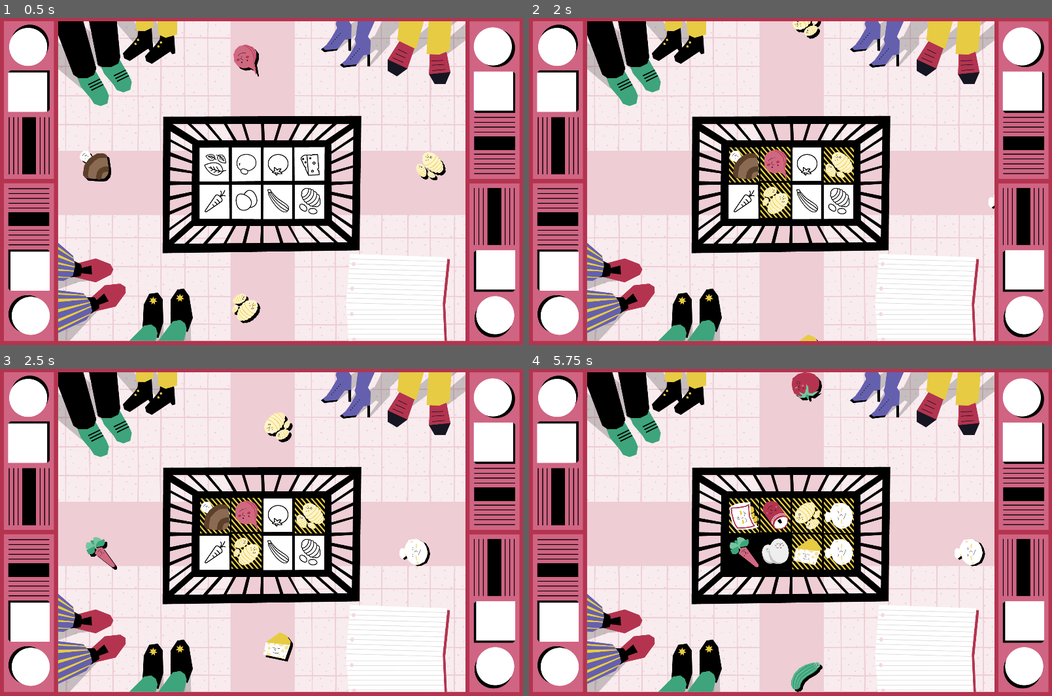
Above: before the commit, frames 1-4 (two rows, left to right).
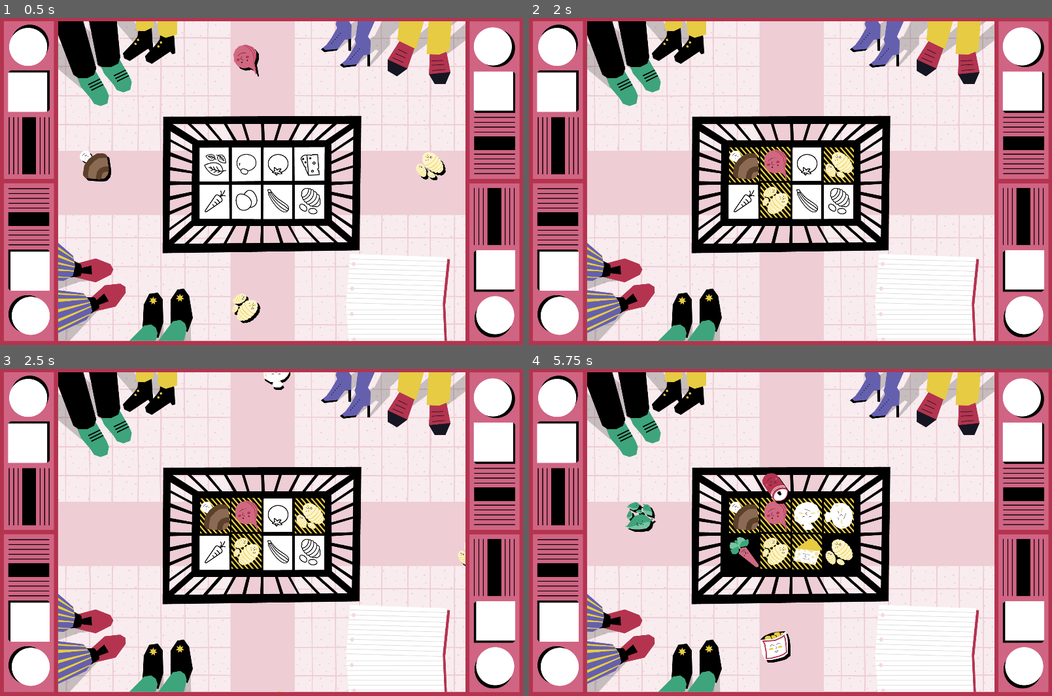
Above: after the commit, the same moments.

Repository: nuco-san/rotary_game
Game: Godot game, scene res://Scenes/Minigioco_1.tscn
The game is run twice, just before and just after one commit, with the same random seed, the same clock (stepped at 60 frames per second) and the same inputs.
Inputs (mouse positions are in pixels of both pictures, inside the frame that each line leads up to):
- Up to frame 1 (0.5 s): no input
- Up to frame 2 (2 s): click (743, 165) at 0.52 s; click (743, 165) at 1.27 s
- Up to frame 3 (2.5 s): click (214, 516) at 2.02 s
- Up to frame 4 (5.75 s): move the mouse to (659, 552) at 2.77 s; click (659, 552) at 2.92 s; move the mouse to (1015, 516) at 3.52 s; click (1015, 516) at 3.67 s; move the mouse to (607, 516) at 4.27 s; click (607, 516) at 4.42 s; move the mouse to (774, 591) at 5.02 s; click (774, 591) at 5.17 s

Frame 1 is identical in both runs. In frame 2, 0.3% of the frame differs, in the area x 38-89%, y 1-99%; in frame 3, 1.6%; in frame 4, 4.2%, in the area x 18-88%, y 1-99%.

Commit message:
implementato multitouch

Diff:
--- /dev/null
+++ b/Global.gd
@@ -0,0 +1,4 @@
+extends Node
+
+
+signal track_filled
--- a/Scenes/FoodTrack.gd
+++ b/Scenes/FoodTrack.gd
@@ -50,11 +50,11 @@
 	if acceptable_id == area.food_id:
 		$FinishingPoint/FoodBackground.texture = load("res://04_Sprite_EXPORT_ROTARY/Slot_corretto.png")
 		is_filled_correctly = true
-		print("is_filled_correctly = " + str(is_filled_correctly))
+		Global.emit_signal("track_filled", true)
 	else:
 		$FinishingPoint/FoodBackground.texture = load("res://04_Sprite_EXPORT_ROTARY/Slot_sbagliato.png")
 		is_filled_correctly = false
-		print("is_filled_correctly = " + str(is_filled_correctly))
+		Global.emit_signal("track_filled", false)
 	$FinishingPoint/ArrivedFoodSprite.texture = load("res://04_Sprite_EXPORT_ROTARY/Sprite_prodotti_senzaombra_EXPORT_ROTARY/" + area.food_id + "_sprite.png")
 	area.destroy()
 
--- a/Scenes/FoodTrack.tscn
+++ b/Scenes/FoodTrack.tscn
@@ -6,6 +6,9 @@
 
 [sub_resource type="RectangleShape2D" id=1]
 extents = Vector2( 28, 29 )
+
+[sub_resource type="RectangleShape2D" id=2]
+extents = Vector2( 60, 70 )
 
 [node name="FoodTrack" type="Node2D"]
 script = ExtResource( 1 )
@@ -28,12 +31,9 @@
 
 [node name="ArrivedFoodSprite" type="Sprite" parent="FinishingPoint"]
 
-[node name="ClearButton" type="Button" parent="FinishingPoint"]
-margin_left = -52.0
-margin_top = -61.0
-margin_right = 52.0
-margin_bottom = 61.0
-flat = true
+[node name="ClearButton" type="TouchScreenButton" parent="FinishingPoint"]
+position = Vector2( -60, -70 )
+shape = SubResource( 2 )
 
 [node name="Timer" type="Timer" parent="."]
 wait_time = 0.1
--- a/Scenes/MovingFood.gd
+++ b/Scenes/MovingFood.gd
@@ -23,7 +23,6 @@
 	queue_free()
 
 
-func _on_input_event(viewport, event, shape_idx):
-	if event is InputEventMouseButton && event.pressed:
-		emit_signal("food_clicked")
-		destroy()
+func _on_TouchScreenButton_pressed():
+	emit_signal("food_clicked")
+	destroy()
--- a/Scenes/MovingFood.tscn
+++ b/Scenes/MovingFood.tscn
@@ -1,9 +1,12 @@
-[gd_scene load_steps=3 format=2]
+[gd_scene load_steps=4 format=2]
 
 [ext_resource path="res://Scenes/MovingFood.gd" type="Script" id=1]
 
 [sub_resource type="RectangleShape2D" id=1]
 extents = Vector2( 41, 41 )
+
+[sub_resource type="RectangleShape2D" id=2]
+extents = Vector2( 55, 55 )
 
 [node name="MovingFood" type="Area2D"]
 script = ExtResource( 1 )
@@ -16,4 +19,8 @@
 [node name="CollisionShape2D" type="CollisionShape2D" parent="."]
 shape = SubResource( 1 )
 
-[connection signal="input_event" from="." to="." method="_on_input_event"]
+[node name="TouchScreenButton" type="TouchScreenButton" parent="."]
+position = Vector2( -55, -55 )
+shape = SubResource( 2 )
+
+[connection signal="pressed" from="TouchScreenButton" to="." method="_on_TouchScreenButton_pressed"]
--- a/Scenes/TrackManager.gd
+++ b/Scenes/TrackManager.gd
@@ -11,12 +11,11 @@
 var track_2_empty = false
 
 
-
-
 func _ready():
 	track_1.connect("track_empty", self, "_on_track_empty")
 	track_2.connect("track_empty", self, "_on_track_empty")
 	first_spawn()
+
 
 func first_spawn():
 	track_1.spawn_food()
--- a/Scenes/TrackManager.tscn
+++ b/Scenes/TrackManager.tscn
@@ -7,7 +7,7 @@
 script = ExtResource( 2 )
 track_1_path = NodePath("FoodTrack_1")
 track_2_path = NodePath("FoodTrack_2")
-spawn_time_interval = Vector2( 0.2, 0.7 )
+spawn_time_interval = Vector2( 0.2, 1.5 )
 
 [node name="FoodTrack_1" parent="." instance=ExtResource( 1 )]
 track_id = 1
--- a/project.godot
+++ b/project.godot
@@ -23,6 +23,10 @@
 config/name="Rotary_game_v3"
 run/main_scene="res://Scenes/Minigioco_1.tscn"
 
+[autoload]
+
+Global="*res://Global.gd"
+
 [display]
 
 window/size/width=1920
@@ -35,6 +39,10 @@
 
 common/drop_mouse_on_gui_input_disabled=true
 
+[input_devices]
+
+pointing/emulate_touch_from_mouse=true
+
 [physics]
 
 common/enable_pause_aware_picking=true
Not shown, added: Builds/RotaryHTML/index.apple-touch-icon.png.import
Not shown, added: Builds/RotaryHTML/index.icon.png.import
Not shown, added: Builds/RotaryHTML/index.png.import
Not shown: 1 places in Scenes/FoodTrack.tscn that only renumber resources
